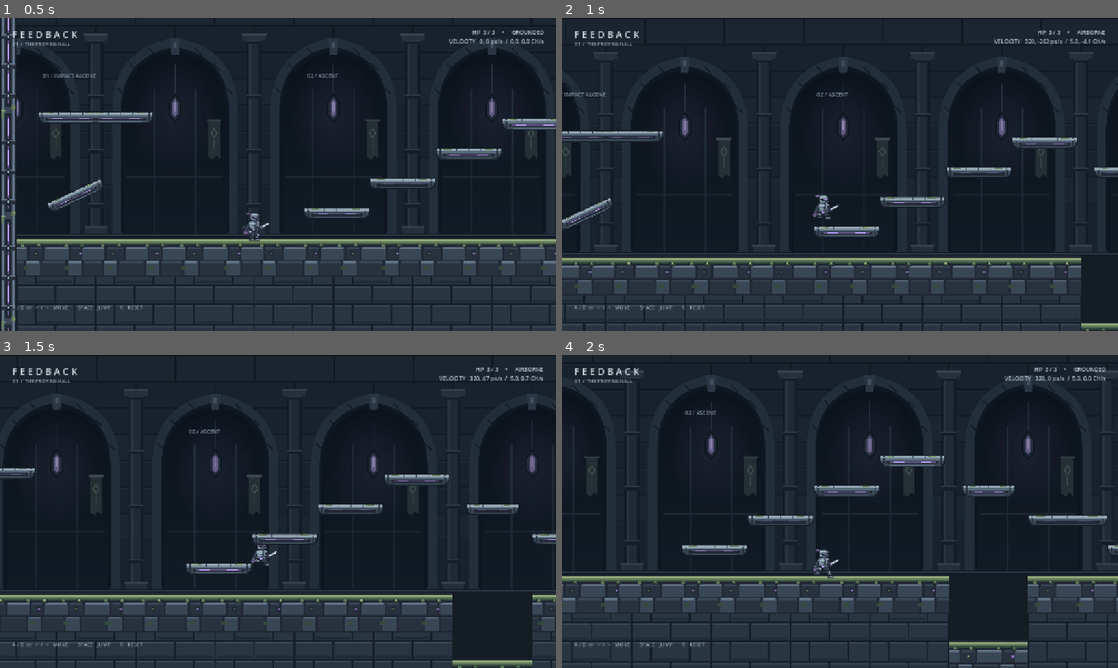
Above: before the commit, frames 1-4 (two rows, left to right).
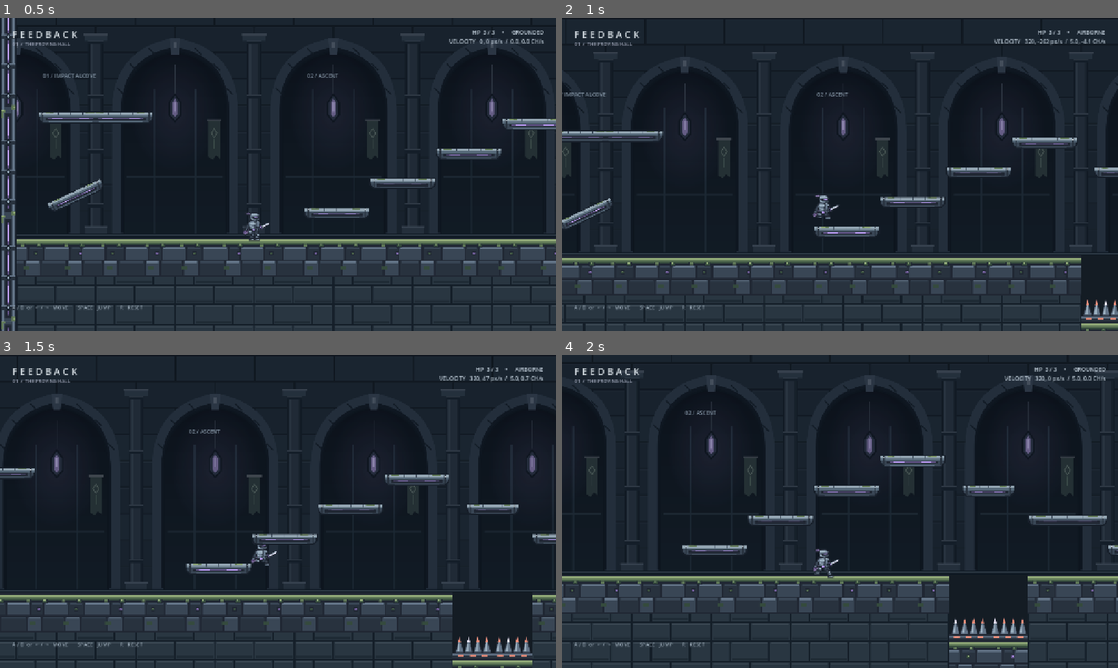
Above: after the commit, the same moments.

Repository: kTrzcinskii/feedback
Game: Godot game, scene res://scenes/levels/the_proving_hall.tscn
Two runs of this game, one before a commit and one after it. Both use one fixed random seed, a clock stepped at 60 frames per second and the inputs below.
Inputs:
- Up to frame 1 (0.5 s): no input
- Up to frame 2 (1 s): tap Enter at 0.5 s; hold D (MoveRight) from 0.53 s (still down); tap Space (Jump) at 0.77 s
- Up to frame 3 (1.5 s): keep holding D (MoveRight)
- Up to frame 4 (2 s): keep holding D (MoveRight); tap Space (Jump) at 1.52 s

Frame 1 is identical in both runs. In frame 2, 0.3% of the frame differs, in the area x 93-100%, y 90-97%; in frame 3, 0.5%, in the area x 81-96%, y 90-97%; in frame 4, 0.5%.

Commit message:
feat: add spikes

Diff:
--- /dev/null
+++ b/scenes/fixtures/spikes.tscn
@@ -0,0 +1,14 @@
+[gd_scene load_steps=3 format=3]
+
+[ext_resource type="Script" path="res://scripts/lethal_spikes_hazard.gd" id="1"]
+[ext_resource type="SpriteFrames" path="res://assets/godot/env-hazard.tres" id="2"]
+
+[node name="Spikes" type="Area2D"]
+script = ExtResource("1")
+
+[node name="AnimatedSprite2D" type="AnimatedSprite2D" parent="."]
+sprite_frames = ExtResource("2")
+animation = &"hazard"
+autoplay = "hazard"
+centered = false
+offset = Vector2(-48, -48)
--- a/scenes/levels/the_proving_hall.tscn
+++ b/scenes/levels/the_proving_hall.tscn
@@ -5,6 +5,7 @@
 [ext_resource type="PackedScene" path="res://scenes/terrain/background.tscn" id="background"]
 [ext_resource type="PackedScene" path="res://scenes/terrain/floor.tscn" id="floor"]
 [ext_resource type="PackedScene" uid="uid://xd4jpyirp3pd" path="res://scenes/terrain/platform.tscn" id="platform"]
+[ext_resource type="PackedScene" path="res://scenes/fixtures/spikes.tscn" id="spikes"]
 [ext_resource type="PackedScene" uid="uid://eema2euvy553" path="res://scenes/terrain/wall.tscn" id="wall"]
 
 [node name="TheProvingHall" type="Node2D" unique_id=911653244]
@@ -33,6 +34,13 @@
 theme_override_colors/font_color = Color(0.494, 0.557, 0.62, 1)
 theme_override_font_sizes/font_size = 13
 text = "02 / ASCENT"
+
+[node name="TrenchLabel" type="Label" parent="Decoration" unique_id=1857589585]
+offset_left = 792.0
+offset_top = 208.0
+theme_override_colors/font_color = Color(0.494, 0.557, 0.62, 1)
+theme_override_font_sizes/font_size = 13
+text = "SPIKE TRENCH"
 
 [node name="RangeLabel" type="Label" parent="Decoration" unique_id=294927792]
 offset_left = 1320.0
@@ -122,6 +130,16 @@
 size = Vector2(128, 28)
 restitution = 0.5
 
+[node name="Hazards" type="Node2D" parent="." unique_id=795602953]
+
+[node name="SpikesHazard0" parent="Hazards" unique_id=1955726247 instance=ExtResource("spikes")]
+position = Vector2(816, 112)
+hit_radius = 32.0
+
+[node name="SpikesHazard1" parent="Hazards" unique_id=53314570 instance=ExtResource("spikes")]
+position = Vector2(912, 112)
+hit_radius = 32.0
+
 [node name="SpawnPoint" type="Marker2D" parent="." unique_id=401201111]
 
 [node name="GameManager" type="Node" parent="." unique_id=991180058]
--- /dev/null
+++ b/scripts/lethal_spikes_hazard.gd
@@ -0,0 +1,35 @@
+## Code first implementation of a lethal spikes hazard
+## The class can be used as usual with scenes but also supports creation
+## purely in code i.e., [code]LethalHazard.new()[/code] creates a fully
+## functional instance with [AnimatedSprite2D].
+class_name LethalSpikesHazard
+extends Area2D
+
+const HAZARD_FRAMES: SpriteFrames = preload("res://assets/godot/env-hazard.tres")
+
+@export var hit_radius: float = 22.0
+@export var damage: int = 1
+@export var is_instant_death: bool = true
+
+var _sprite: AnimatedSprite2D = null
+
+func _ready() -> void:
+	add_to_group("lethal_hazards")
+	_sprite = get_node_or_null("AnimatedSprite2D") as AnimatedSprite2D
+	if _sprite == null:
+		_sprite = AnimatedSprite2D.new()
+		_sprite.name = "AnimatedSprite2D"
+		_sprite.sprite_frames = HAZARD_FRAMES
+		_sprite.centered = false
+		_sprite.offset = Vector2(-48, -48)
+		_sprite.animation = &"hazard"
+		add_child(_sprite)
+		_sprite.play(&"hazard")
+
+
+func get_hazard_center_global() -> Vector2:
+	return global_position + Vector2(0, 20)
+
+
+func get_hit_radius() -> float:
+	return hit_radius
--- /dev/null
+++ b/scripts/tests/test_spikes.gd
@@ -0,0 +1,18 @@
+extends SceneTree
+
+func _initialize() -> void:
+	call_deferred("_run")
+
+func _run() -> void:
+	var packed := load("res://scenes/levels/the_proving_hall.tscn") as PackedScene
+	var level := packed.instantiate() as TestLevel
+	root.add_child(level)
+	await process_frame
+	await physics_frame
+	var spikes := level.get_node("Hazards/SpikesHazard0") as LethalSpikesHazard
+	level.player.invulnerability_timer = 0.75
+	level.player.global_position = spikes.get_hazard_center_global() - level.player.parry_origin_offset
+	level.player._physics_process(0.016)
+	assert(level.player.is_dead and level.player.hp == 0)
+	print("Feature checks passed: spikes")
+	quit()
Not shown, added: scripts/lethal_spikes_hazard.gd.uid
Not shown, added: scripts/tests/test_spikes.gd.uid
